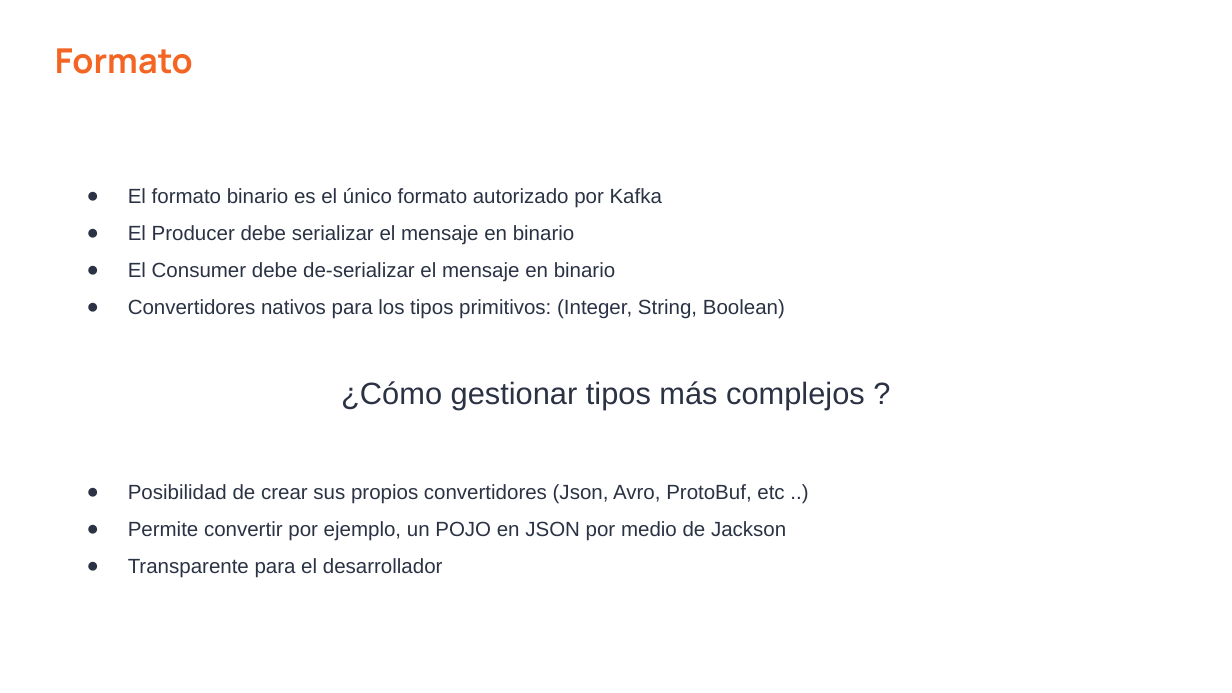
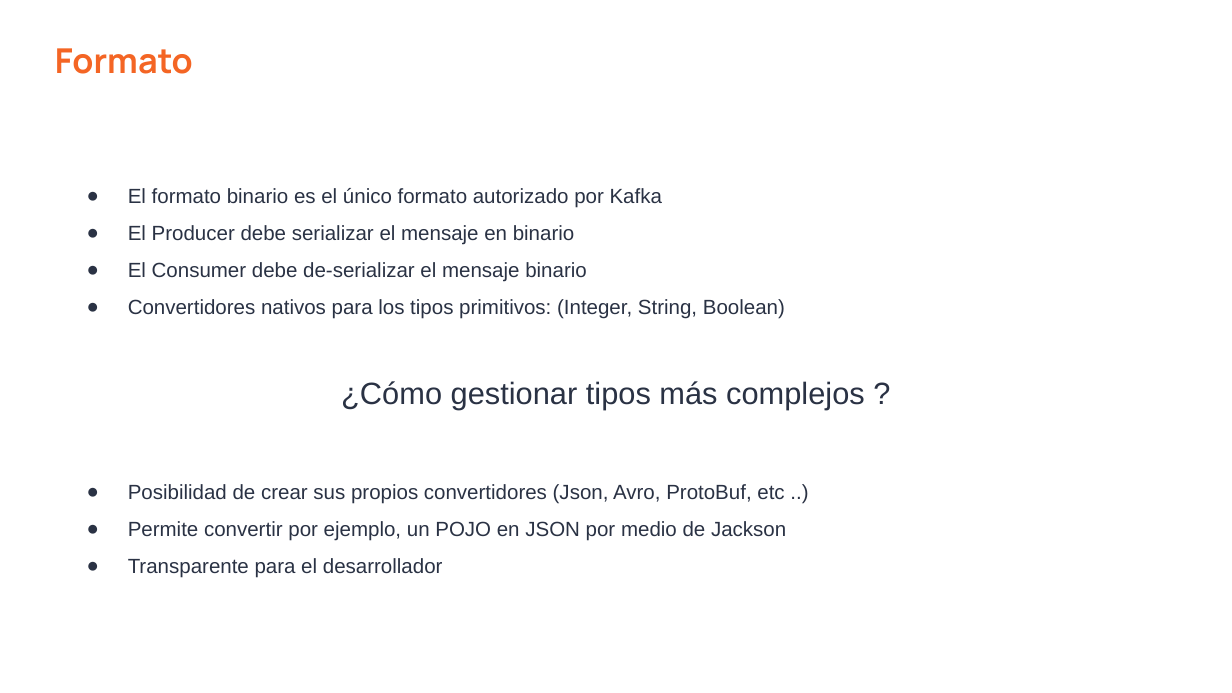
Before and after one commit to vass-engineering/101-kafka, a slide deck: slide 5 of docs/KafkaClients-Producer-Consumer.pptx. Drawn at 1232x693 pixels with LibreOffice and Linux fonts; fonts in the diff are those of the drawing. Boxes give left, top, right and bottom in pixels: in the first picture for what was removed or moved away, otherwise in the second. Text is boxed around its words. In the diff, an @@ line names an element or a change of style, - is before the commit and + after.

```diff
--- a/docs/KafkaClients-Producer-Consumer.pptx
+++ b/docs/KafkaClients-Producer-Consumer.pptx
@@ text at (128,262,587,282): text changed @@
-● El Consumer debe de-serializar el mensaje en binario
+● El Consumer debe de-serializar el mensaje binario
```
Also in this commit, not shown: 6 other slides changed.
